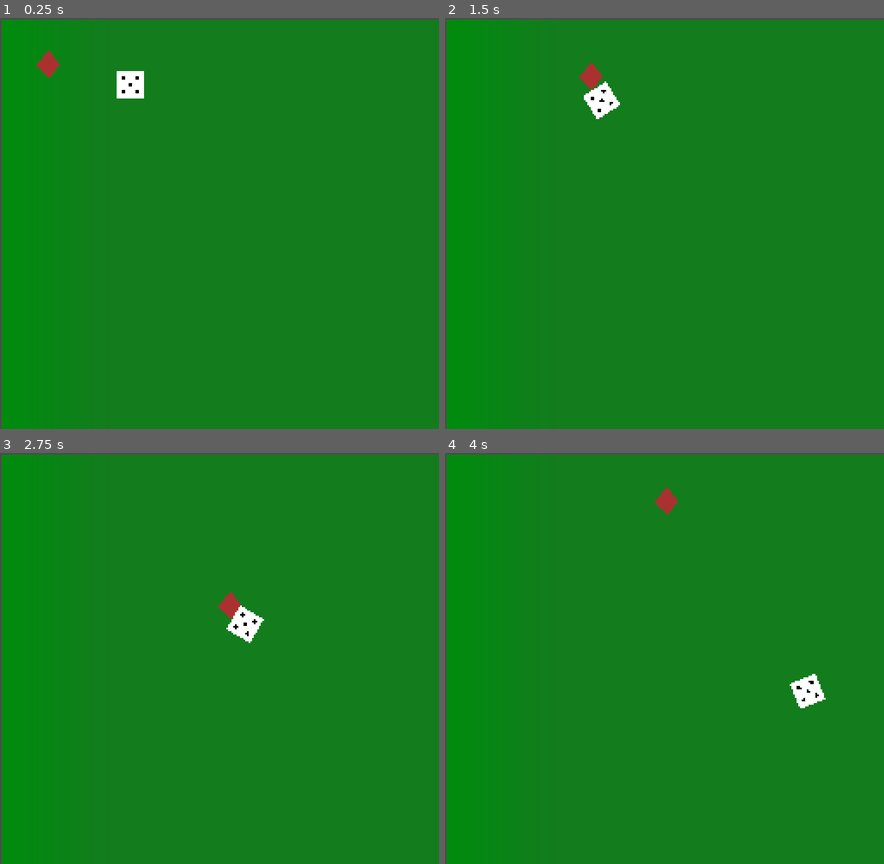
Above: before the commit, frames 1-4 (two rows, left to right).
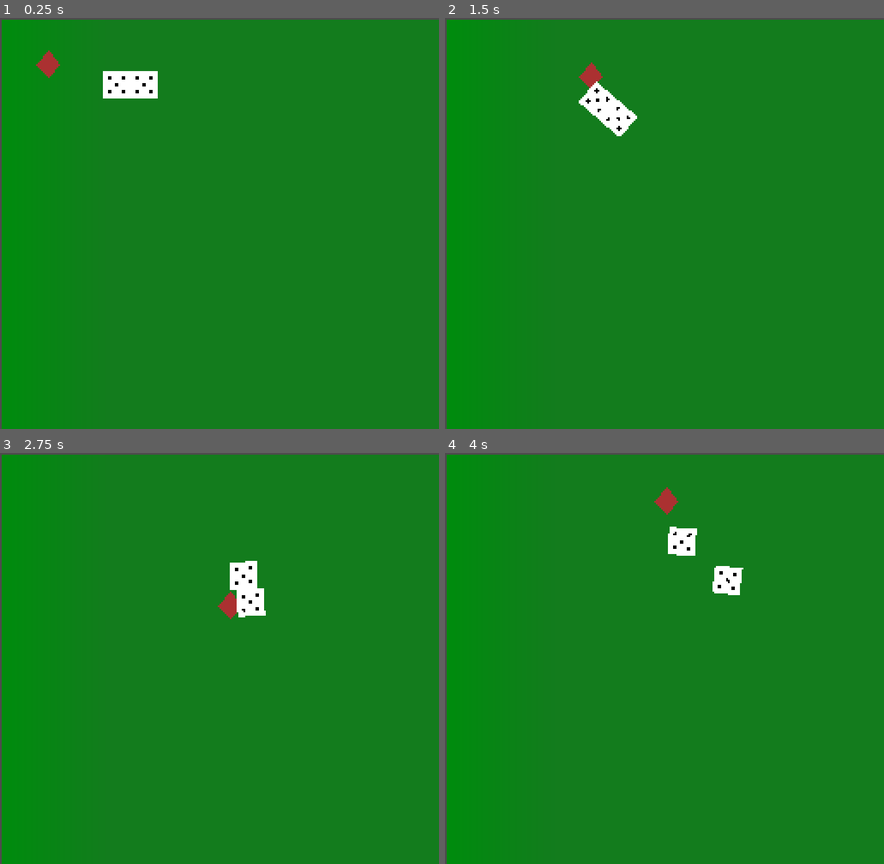
Above: after the commit, the same moments.

Repository: jonathandavidlewis/pair-programming-jam-00
Game: Godot game, scene res://src/Main.tscn
Same seed, same stepped clock (60 frames per second), same inputs: the game is played once before the commit and once after it.
Inputs:
- Up to frame 1 (0.25 s): no input
- Up to frame 2 (1.5 s): tap Enter at 0.5 s; hold Right (ui_right) 0.53-1.28 s; hold Down (ui_down) from 1.28 s (still down)
- Up to frame 3 (2.75 s): release Down (ui_down) at 2.03 s; hold Right (ui_right) from 2.03 s (still down)
- Up to frame 4 (4 s): release Right (ui_right) at 2.78 s; hold Up (ui_up) 2.78-3.53 s; hold Left (ui_left) from 3.53 s (still down)

The runs differ from the first frame. In frame 1, 0.4% of the frame differs, in the area x 23-36%, y 12-20%; in frame 2, 0.5%; in frame 3, 1.1%; in frame 4, 1.2%, in the area x 50-87%, y 17-63%.

Commit message:
Add friction to die scene

Diff:
--- a/project/src/Main.tscn
+++ b/project/src/Main.tscn
@@ -23,3 +23,6 @@
 
 [node name="Node2DDie" parent="." instance=ExtResource( 2 )]
 position = Vector2( 76, 39 )
+
+[node name="Node2DDie2" parent="." instance=ExtResource( 2 )]
+position = Vector2( 76, 39 )
--- /dev/null
+++ b/project/src/Node2DDie.gd
@@ -0,0 +1,29 @@
+extends RigidBody2D
+
+export(float) var COEFFICIENT_OF_FRICTION = 1
+
+# Declare member variables here. Examples:
+# var a = 2
+# var b = "text"
+
+
+# Called when the node enters the scene tree for the first time.
+func _ready():
+	# set_friction(COEFFICIENT_OF_FRICTION)
+	pass # Replace with function body.
+
+#func _physics_process(_delta):
+#	var friction_force = -linear_velocity * friction
+#	add_force(get_position(), friction_force)
+
+
+func _integrate_forces(state):
+	var linear_velocity = get_linear_velocity()
+	var velocity_decrease = -linear_velocity * COEFFICIENT_OF_FRICTION
+	# add_force(get_position(), friction_force)
+	set_linear_velocity(linear_velocity + velocity_decrease)
+
+
+# Called every frame. 'delta' is the elapsed time since the previous frame.
+#func _process(delta):
+#	pass
--- a/project/src/Node2DDie.tscn
+++ b/project/src/Node2DDie.tscn
@@ -1,12 +1,19 @@
-[gd_scene load_steps=3 format=2]
+[gd_scene load_steps=5 format=2]
 
 [ext_resource path="res://asset/die-sprite.png" type="Texture" id=1]
+[ext_resource path="res://src/Node2DDie.gd" type="Script" id=2]
+
+[sub_resource type="PhysicsMaterial" id=2]
+rough = true
 
 [sub_resource type="RectangleShape2D" id=1]
 extents = Vector2( 8, 8 )
 
 [node name="Die" type="RigidBody2D"]
+physics_material_override = SubResource( 2 )
 gravity_scale = 0.0
+angular_damp = 100.0
+script = ExtResource( 2 )
 
 [node name="CollisionShape2D" type="CollisionShape2D" parent="."]
 shape = SubResource( 1 )
